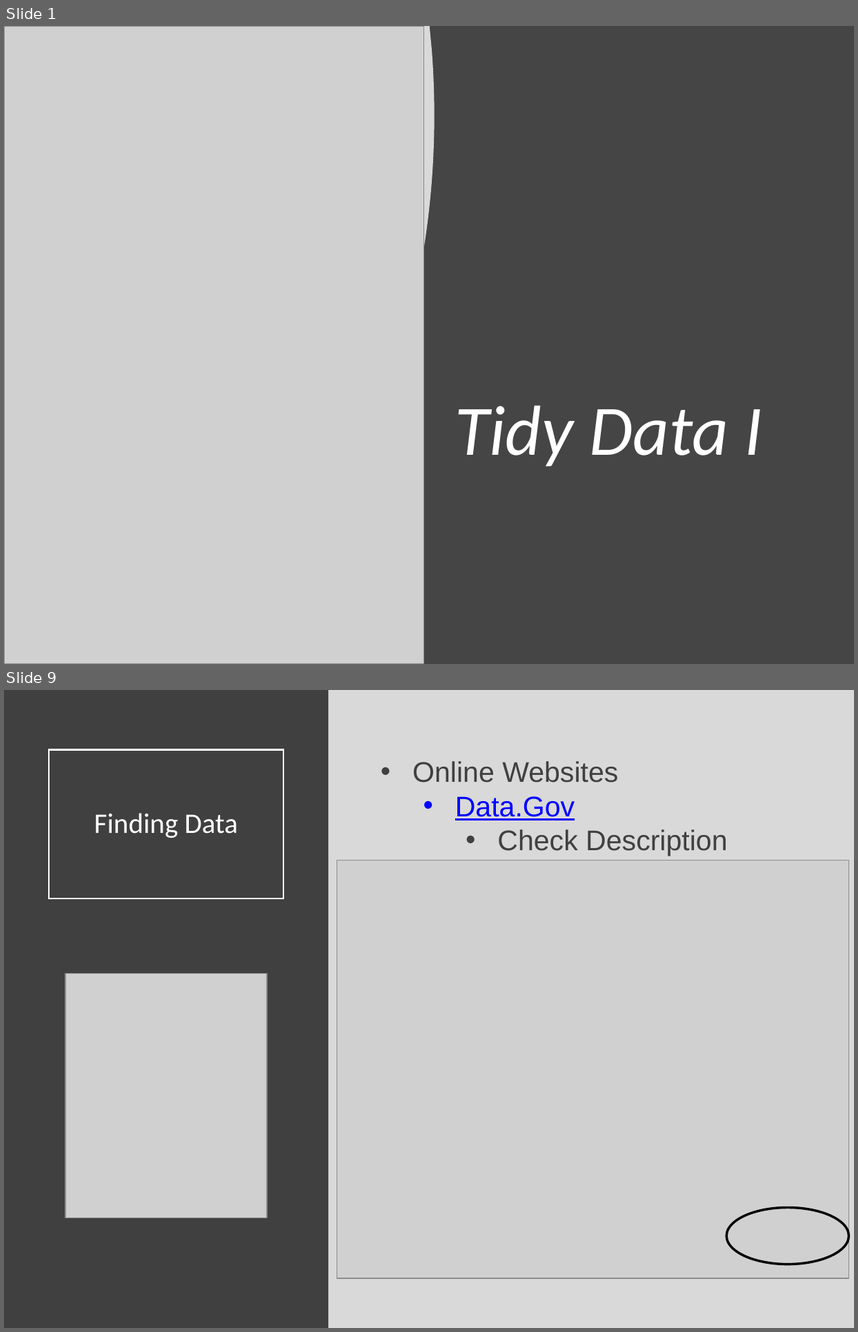
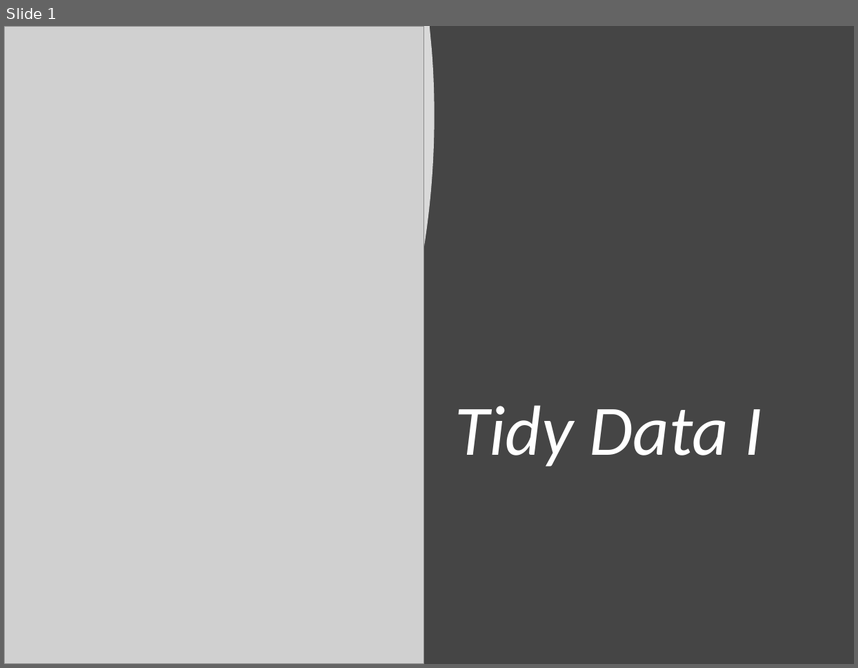
Before and after one commit to Yixf-Self/STOR320_WEBSITE, a slide deck: Lecture/Lecture 12/Lecture 12.pptx. Shown one above the other, each under a label of ours: slides 1 and 9 before the commit, slide 1 after it; the slides between them are not shown. The pictures are 858x1332 and 858x668 pixels, drawn with LibreOffice and Linux fonts; fonts in the diff are those of the drawing; grey boxes stand for pictures. Boxes give left, top, right and bottom in pixels: in the first picture for what was removed or moved away, otherwise in the second. Text is boxed around its words. In the diff, an @@ line names an element or a change of style, - is before the commit and + after.

```diff
--- a/Lecture/Lecture 12/Lecture 12.pptx
+++ b/Lecture/Lecture 12/Lecture 12.pptx
@@ slide 9 removed at (4, 690, 854, 1328), background #D9D9D9 @@
@@ rectangle removed at (4, 690, 329, 1328) @@
@@ title removed at (49, 749, 283, 898) @@
-Finding Data
@@ text removed at (412, 761, 727, 856) @@
-• Online Websites
-  • Data.Gov
-    • Check Description
@@ picture removed at (337, 860, 849, 1279) @@
@@ picture removed at (65, 973, 267, 1217) @@
@@ ellipse removed at (726, 1207, 849, 1264) @@
```
Also in this commit, not shown: 2 slides added, 22 other slides removed.
